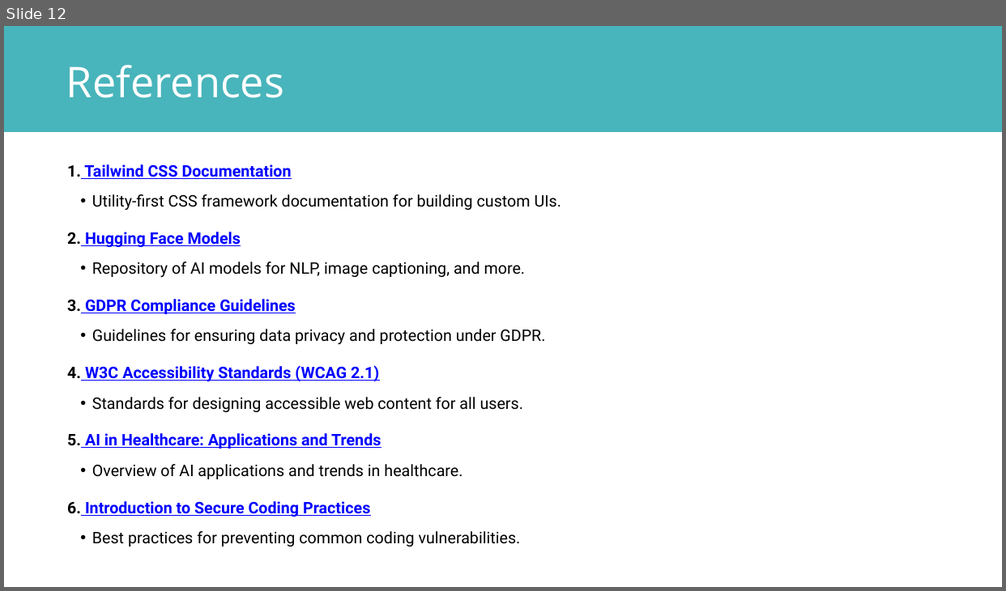
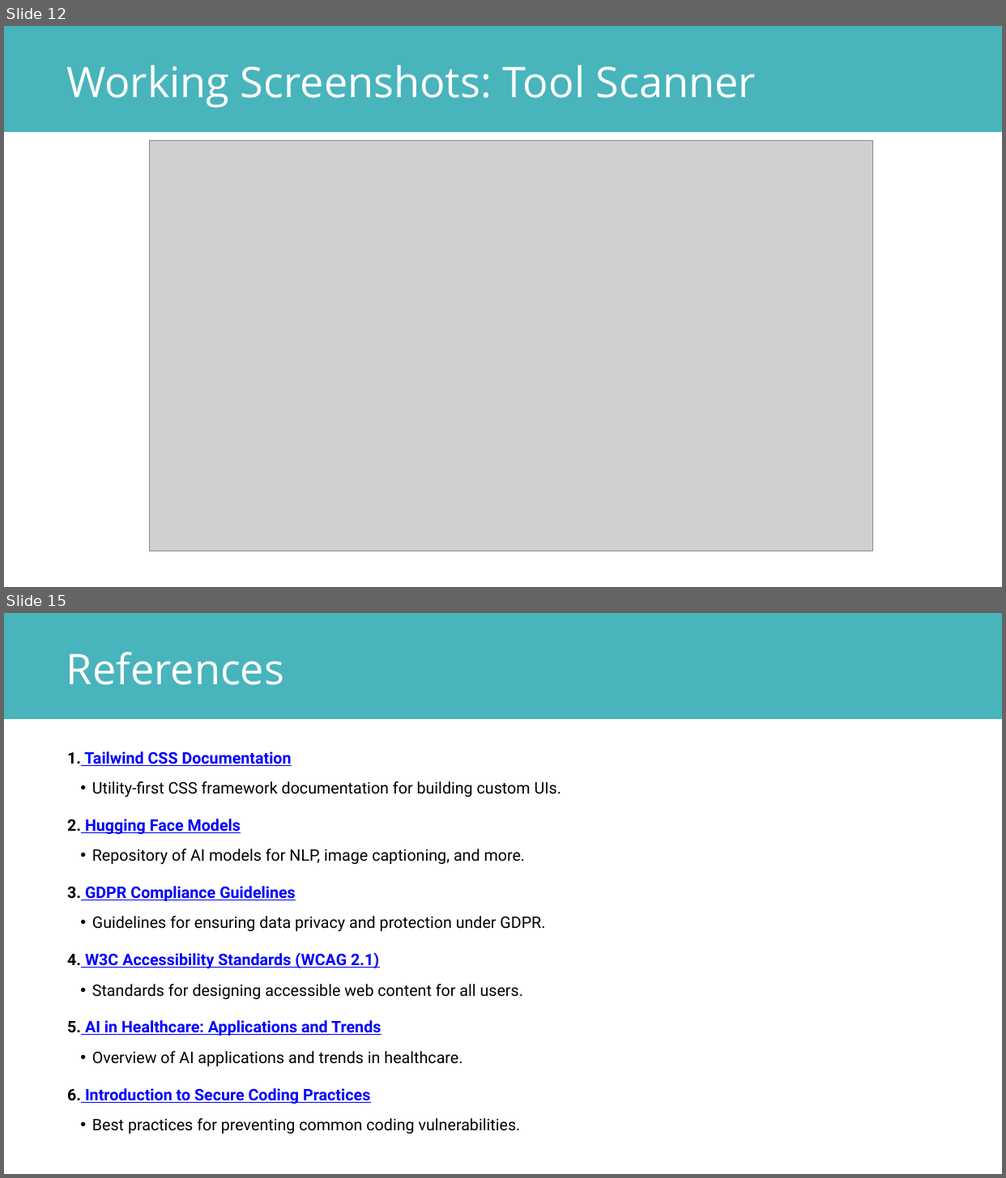
Before and after one commit to prashantzzz/cureAI, a slide deck: CUREAI.pptx. Shown one above the other, each under a label of ours: slide 12 before the commit, slides 12 and 15 after it; the slides between them are not shown. The pictures are 1006x591 and 1006x1178 pixels, drawn with LibreOffice and Linux fonts; fonts in the diff are those of the drawing; grey boxes stand for pictures. Boxes give left, top, right and bottom in pixels: in the first picture for what was removed or moved away, otherwise in the second. Text is boxed around its words. In the diff, an @@ line names an element or a change of style, - is before the commit and + after.

```diff
--- a/CUREAI.pptx
+++ b/CUREAI.pptx
@@ slide 12 added at box(4, 26, 1002, 587), background #FFFFFF @@
@@ freeform shape added at box(4, 26, 1001, 132), fill #48B4BB @@
@@ text added at box(66, 65, 756, 108), 61 pt, text #FFFFFF @@
+Working Screenshots: Tool Scanner
@@ picture added at box(150, 140, 873, 552) @@
@@ what was slide 12 is now slide 15 @@
```
Also in this commit, not shown: 1 slide changed, 2 other slides added, 1 other file.
